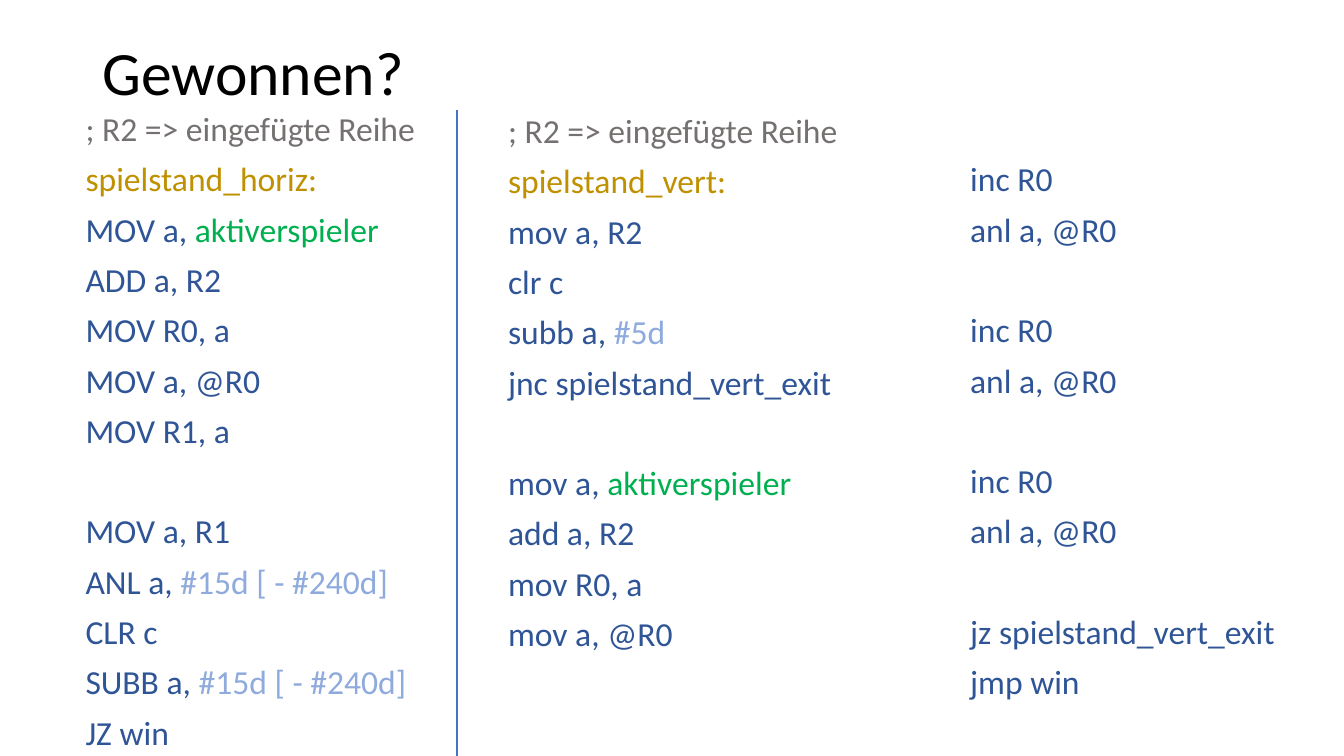
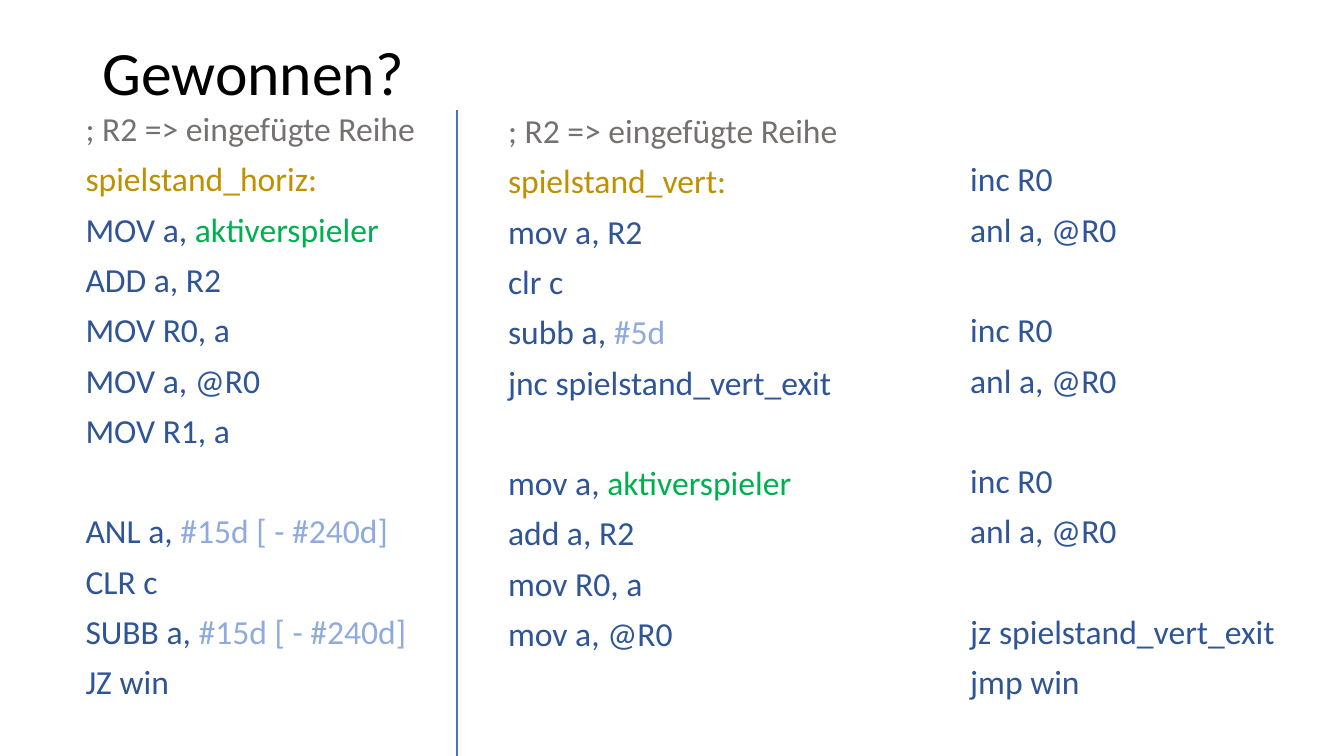
Before and after one commit to riesinger/8051-gewinnt, a slide deck: slide 11 of VierGewinnt.pptx. Drawn at 1344x756 pixels with LibreOffice and Linux fonts; fonts in the diff are those of the drawing. Boxes give left, top, right and bottom in pixels: in the first picture for what was removed or moved away, otherwise in the second. Text is boxed around its words. In the diff, an @@ line names an element or a change of style, - is before the commit and + after.

```diff
--- a/VierGewinnt.pptx
+++ b/VierGewinnt.pptx
@@ text at [86, 521, 230, 547]: paragraph removed @@
-MOV a, R1
```
Also in this commit, not shown: 1 other slide changed.
